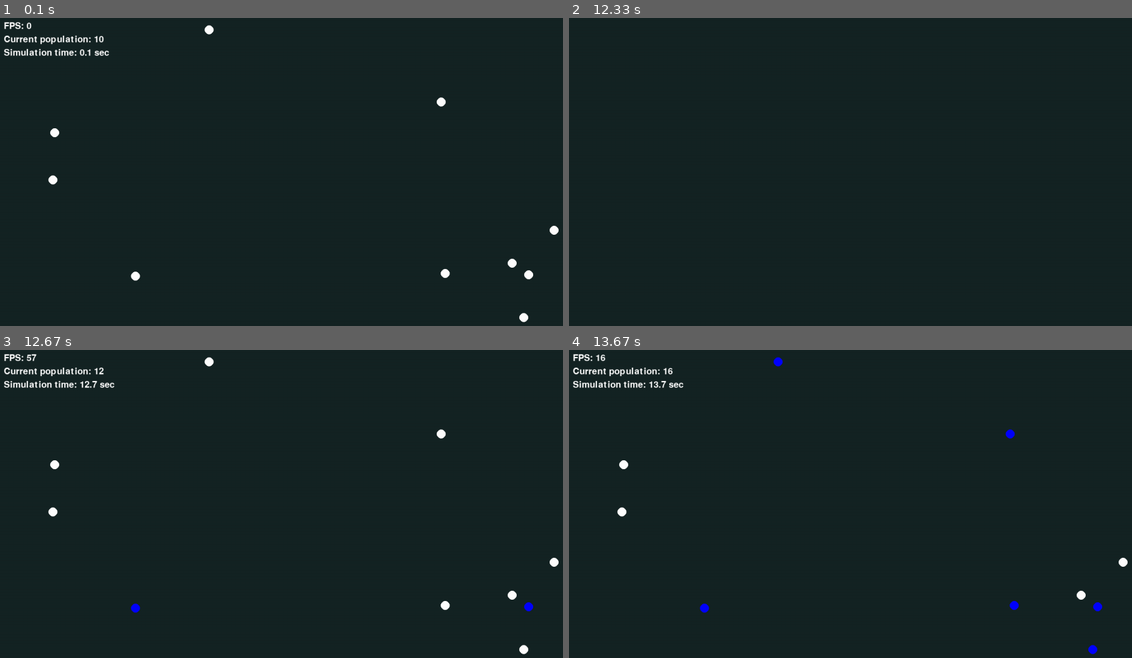
Above: before the commit, frames 1-4 (two rows, left to right).
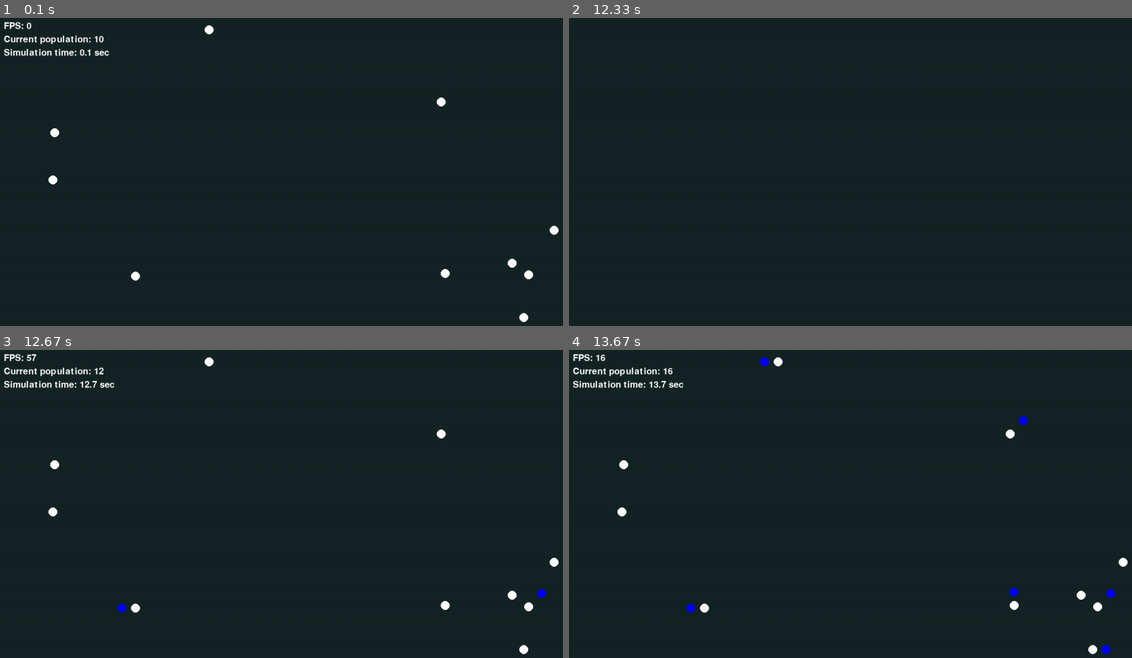
Above: after the commit, the same moments.

Repository: darceno/lifebox-simulator
Game: pygame game, started from src/main.py
Same seed, same stepped clock (60 frames per second), same inputs: the game is played once before the commit and once after it.
Inputs:
- Up to frame 1 (0.1 s): no input
- Up to frame 2 (12.33 s): tap Space at 0.33, 0.73, 1.03, 1.3, 1.63, 1.93, 2.07, 2.47, 2.77, 3.13, 3.53, 3.83, 4.03, 4.33, 4.53, 4.87, 5.17, 5.37, 5.67, 5.93, 6.27, 6.57, 6.7, 7.1, 7.4, 7.77, 8.17, 8.47, 8.67, 8.97, 9.17, 9.5, 9.8, 10, 10.3, 10.57, 10.9, 11.2, 11.33, 11.73, 12.03 s
- Up to frame 3 (12.67 s): tap Space at 12.4 s
- Up to frame 4 (13.67 s): tap Space at 12.8, 13.1, 13.3, 13.6 s

Frames 1-2 are identical in both runs. In frame 3, 0.2% of the frame differs, in the area x 20-98%, y 77-86%; in frame 4, 0.5%, in the area x 20-98%, y 2-99%.

Commit message:
Add random offset for offspring spawn position

Diff:
--- a/src/main.py
+++ b/src/main.py
@@ -89,11 +89,38 @@
     def asexual_reproduction(self):
         if self.energy >= len(self.genome) + 1:
             if random.randint(1, 10) >= 5:
-                offspring = Organism(self.x, self.y, "blue", self.genome)
+                self.offspring_birth_location()
+                offspring = Organism(self.offspring_x, self.offspring_y, "blue", self.genome)
                 simulation.spawn_offsprings(offspring)
                 self.energy -= len(self.genome)
             else:
                 self.energy -= self.energy//2
+
+    def offspring_birth_location(self):
+        self.offspring_x = self.x
+        self.offspring_y = self.y
+        x_direction = random.randint(1, 3)
+        y_direction = random.randint(1, 3)
+        if x_direction == 1:
+            self.offspring_x = self.x + self.size * 3
+            if self.offspring_x >= WIDTH_SIZE - self.size:
+                self.offspring_x = self.x - self.size * 3
+        if x_direction == 2:
+            self.offspring_x = self.x - self.size * 3
+            if self.offspring_x <= self.size:
+                self.offspring_x = self.x + self.size * 3
+        else:
+            pass
+        if y_direction == 1:
+            self.offspring_y = self.y + self.size * 3
+            if self.offspring_y >= WIDTH_SIZE - self.size:
+                self.offspring_y = self.y - self.size * 3
+        if y_direction == 2:
+            self.offspring_y = self.y - self.size * 3
+            if self.offspring_y <= self.size:
+                self.offspring_y = self.y + self.size * 3
+        else:
+            pass
 
     def aging(self):
         if time.time() - self.last_birthday > YEAR:
